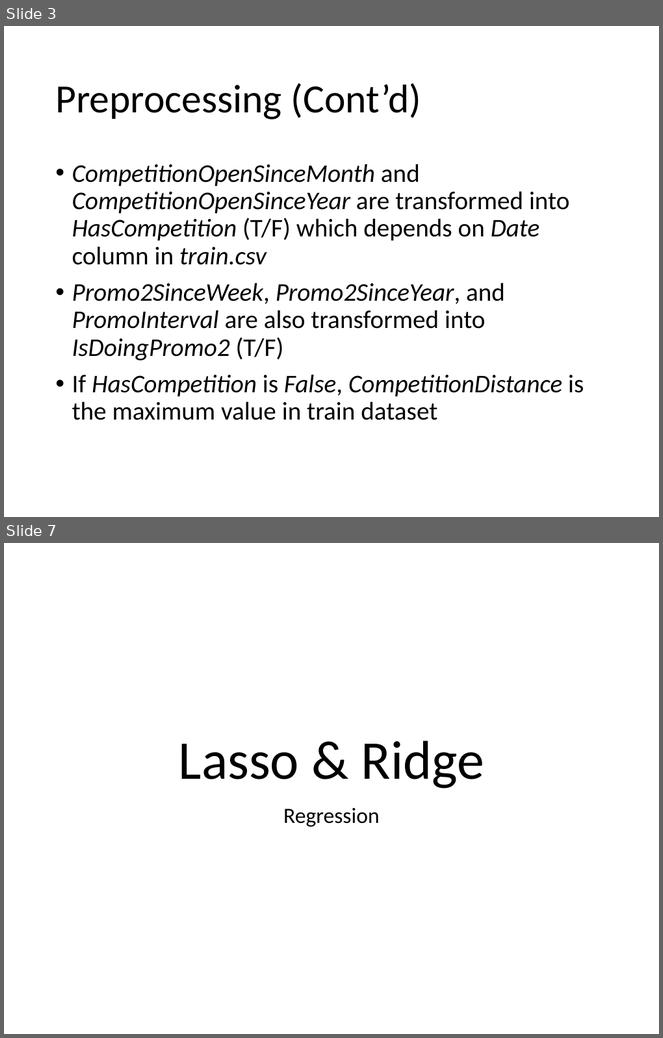
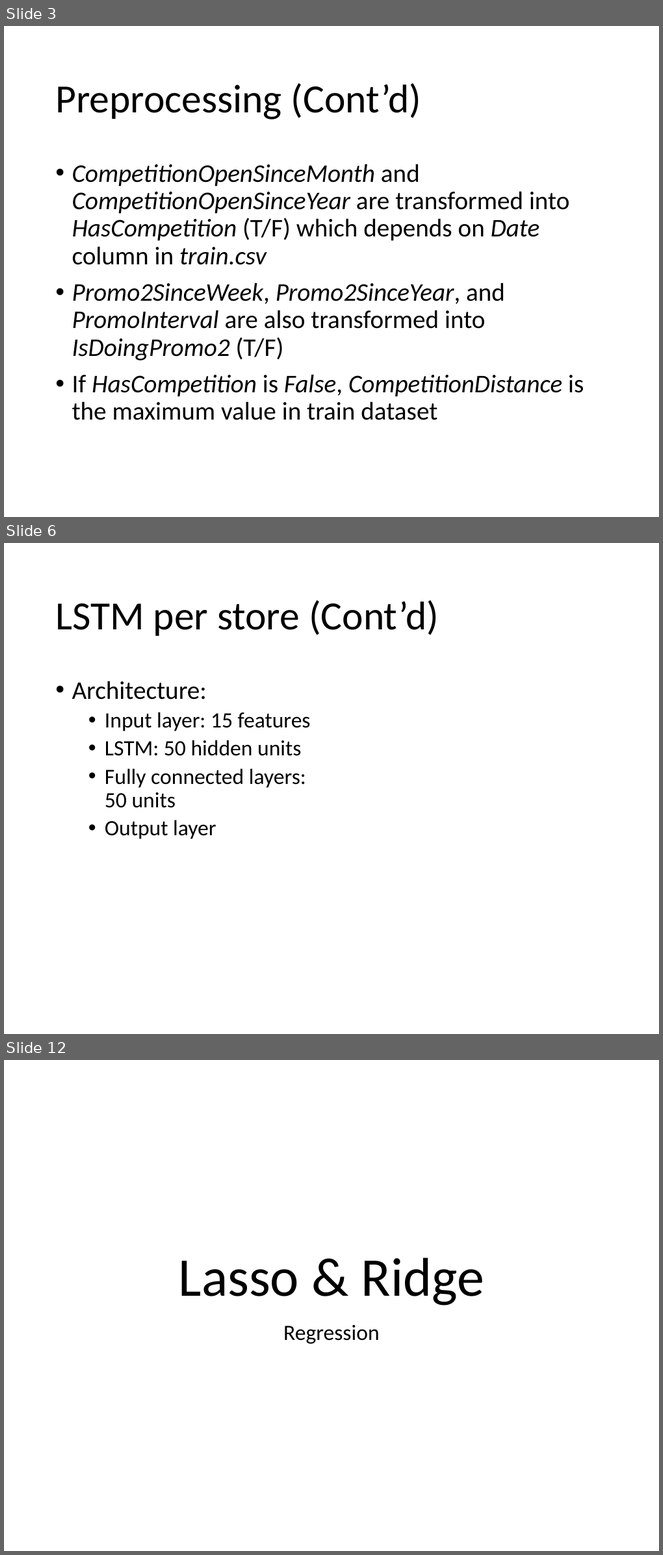
Before and after one commit to Stefan0010/CZ4041, a slide deck: slides/main.pptx. Shown one above the other, each under a label of ours: slides 3 and 7 before the commit, slides 3, 6 and 12 after it; the slides between them are not shown. The pictures are 663x1038 and 663x1555 pixels, drawn with LibreOffice and Linux fonts; fonts in the diff are those of the drawing; grey boxes stand for pictures. Boxes give left, top, right and bottom in pixels: in the first picture for what was removed or moved away, otherwise in the second. Text is boxed around its words. In the diff, an @@ line names an element or a change of style, - is before the commit and + after.

```diff
--- a/slides/main.pptx
+++ b/slides/main.pptx
@@ slide 6 added at (4,543,659,1034), background #FFFFFF @@
@@ title added at (55,600,439,636), 44 pt, text #000000 @@
+LSTM per store (Cont’d)
@@ text added at (72,681,311,839), 24 pt, text #000000 @@
+• Architecture:
+  • Input layer: 15 features
+  • LSTM: 50 hidden units
+  • Fully connected layers: 50 units
+  • Output layer
@@ what was slide 7 is now slide 12 @@
```
Also in this commit, not shown: 2 slides changed, 11 other slides added, 1 slide removed.
